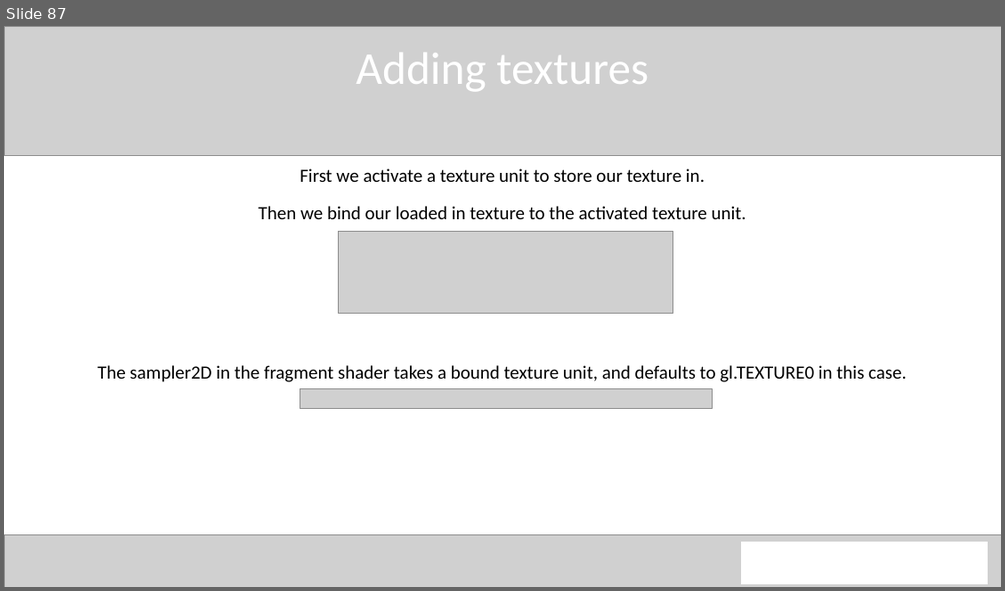
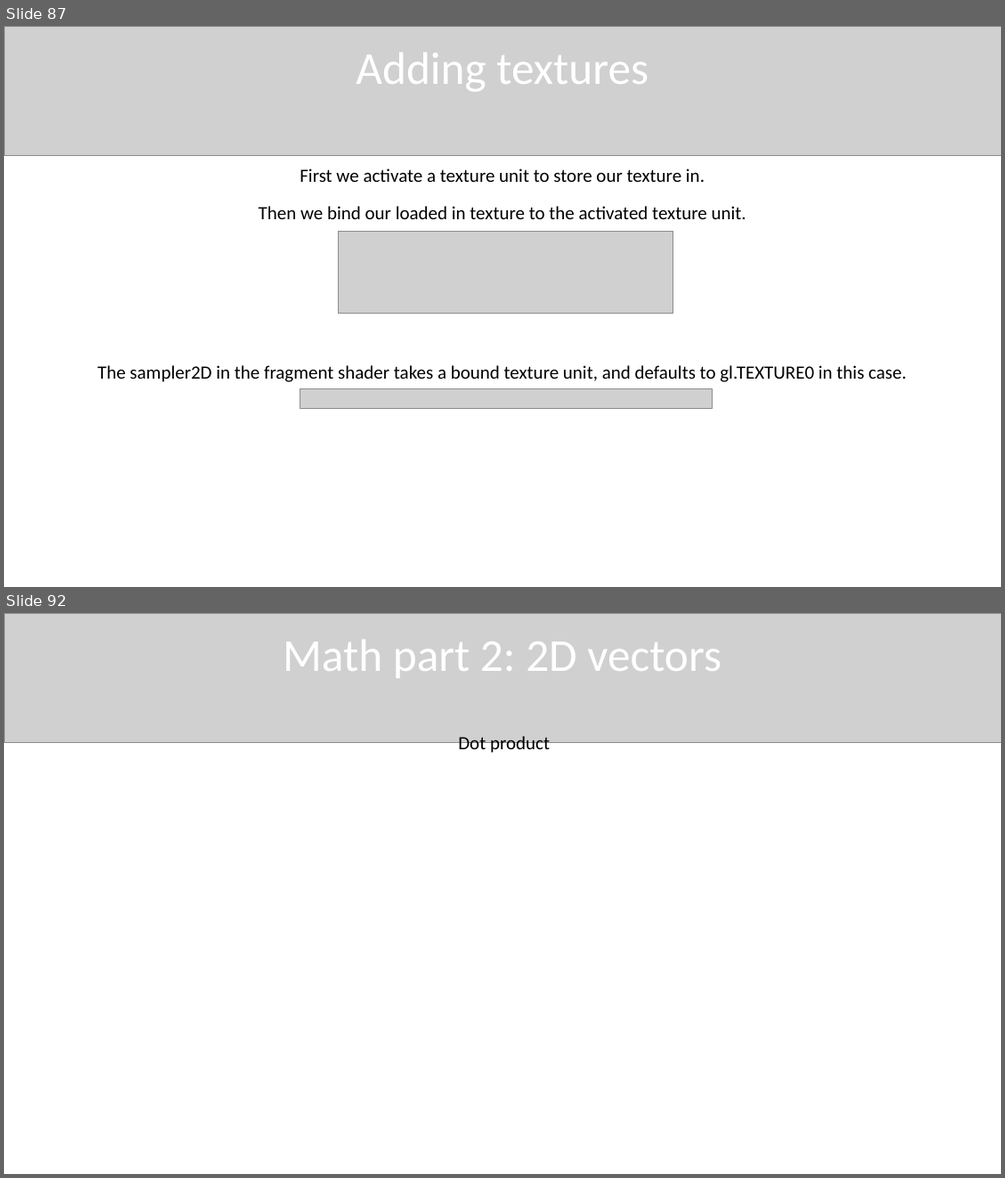
Before and after one commit to QuincyJacobs/WebGLTutorial, a slide deck: Presentation/Presentation WebGL.pptx. Shown one above the other, each under a label of ours: slide 87 before the commit, slides 87 and 92 after it; the slides between them are not shown. The pictures are 1005x591 and 1005x1178 pixels, drawn with LibreOffice and Linux fonts; fonts in the diff are those of the drawing; grey boxes stand for pictures. Boxes give left, top, right and bottom in pixels: in the first picture for what was removed or moved away, otherwise in the second. Text is boxed around its words. In the diff, an @@ line names an element or a change of style, - is before the commit and + after.

```diff
--- a/Presentation/Presentation WebGL.pptx
+++ b/Presentation/Presentation WebGL.pptx
@@ slide 92 added at box(4, 613, 1001, 1174), background #FFFFFF @@
@@ picture added at box(4, 613, 1001, 743) @@
@@ text added at box(283, 640, 721, 678), 44 pt, text #FFFFFF @@
+Math part 2: 2D vectors
@@ text added at box(458, 736, 550, 755), 18 pt, text #000000 @@
+Dot product
@@ slide 87 changed as well @@
@@ picture removed at box(4, 534, 1001, 587) @@
@@ rectangle removed at box(741, 543, 987, 584) @@
```
Also in this commit, not shown: 86 other slides changed, 2 other slides added, 1 other file.
